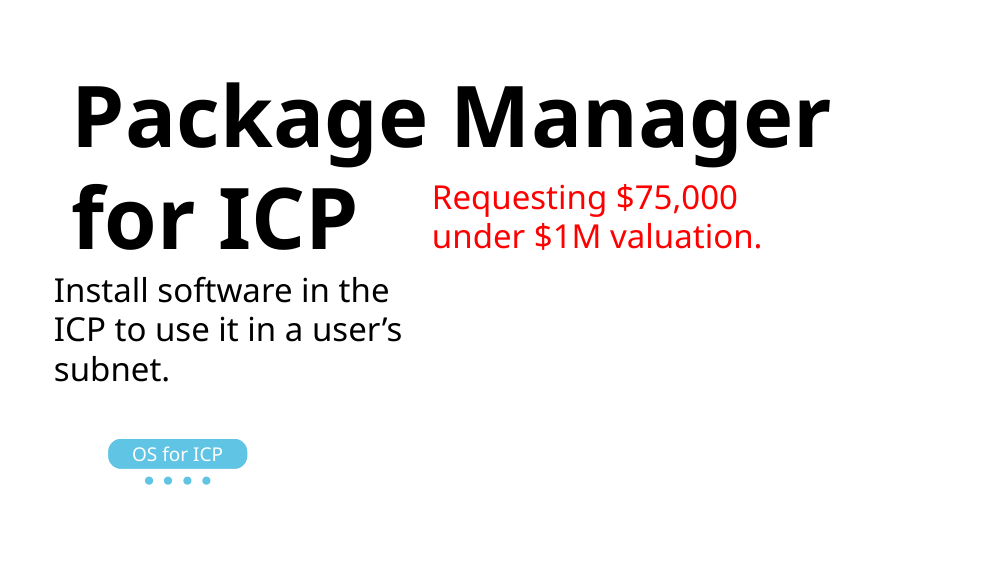
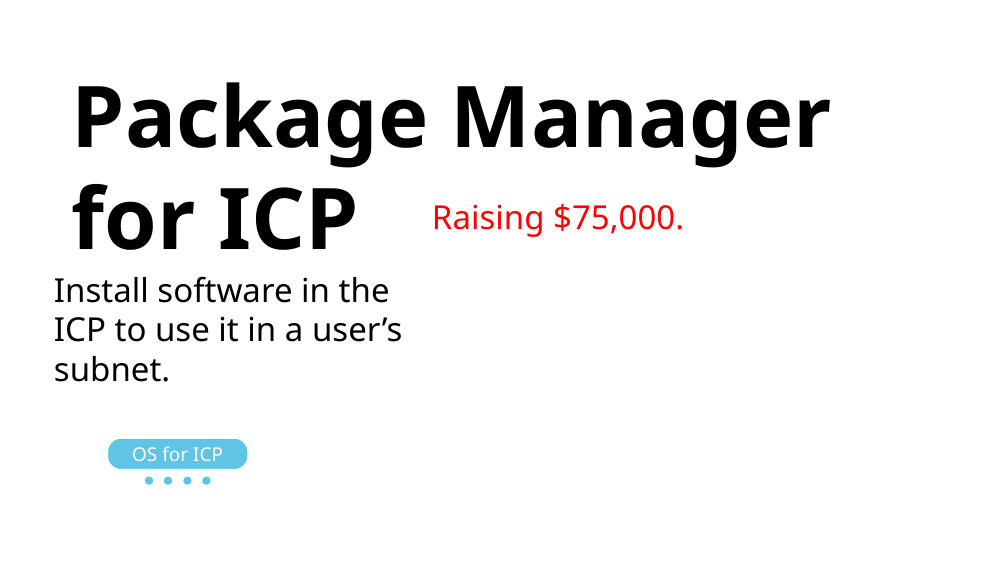
Before and after one commit to vporton/icp-package-manager, a slide deck: slide 1 of docs/long-pitchdeck.odp. Drawn at 1008x567 pixels with LibreOffice and Linux fonts; fonts in the diff are those of the drawing; background and template pictures are left out. Boxes give left, top, right and bottom in pixels: in the first picture for what was removed or moved away, otherwise in the second. Text is boxed around its words. In the diff, an @@ line names an element or a change of style, - is before the commit and + after.

```diff
--- a/docs/long-pitchdeck.odp
+++ b/docs/long-pitchdeck.odp
@@ title at <box>432,204,684,237</box>: text changed @@
-Requesting $75,000
-under $1M valuation.
+Raising $75,000.
```
Also in this commit, not shown: 2 other slides changed, 5 slides added, 1 slide removed, 1 other file.
